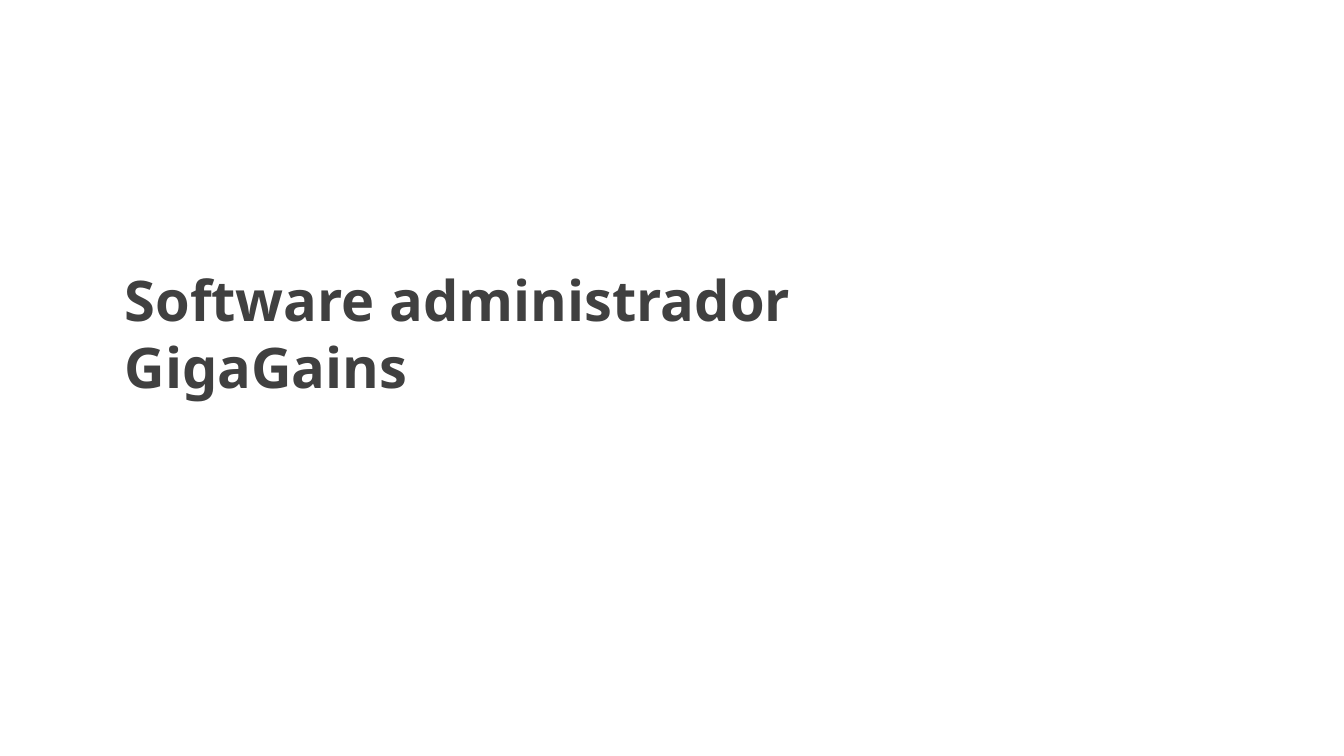
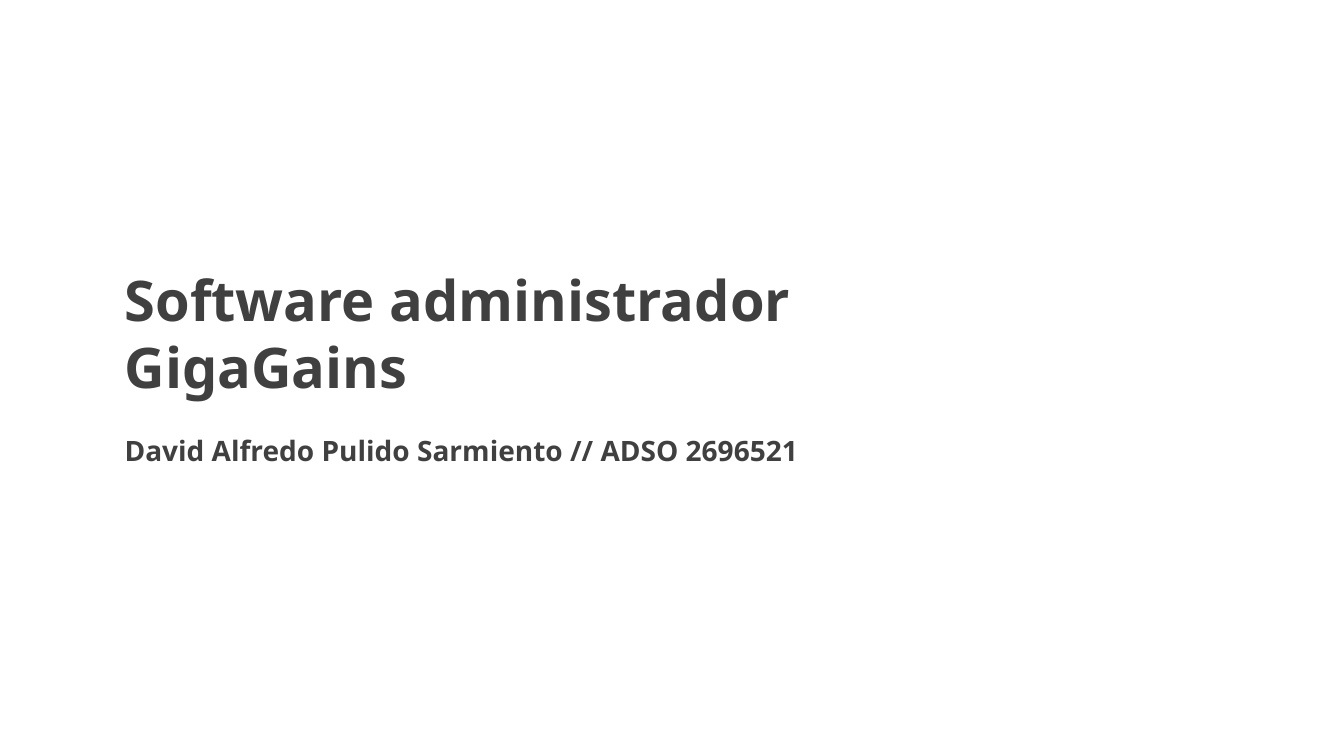
Before and after one commit to DavidPulidoSarmiento/PROYECTO, a slide deck: slide 1 of Proyecto/Presentacion.pptx. Drawn at 1344x756 pixels with LibreOffice and Linux fonts; fonts in the diff are those of the drawing; background and template pictures are left out. Boxes give left, top, right and bottom in pixels: in the first picture for what was removed or moved away, otherwise in the second. Text is boxed around its words. In the diff, an @@ line names an element or a change of style, - is before the commit and + after.

```diff
--- a/Proyecto/Presentacion.pptx
+++ b/Proyecto/Presentacion.pptx
@@ text at (x1=125, y1=439, x2=798, y2=462): paragraph added @@
+David Alfredo Pulido Sarmiento // ADSO 2696521
```
Also in this commit, not shown: 3 other slides changed, 3 other files.
